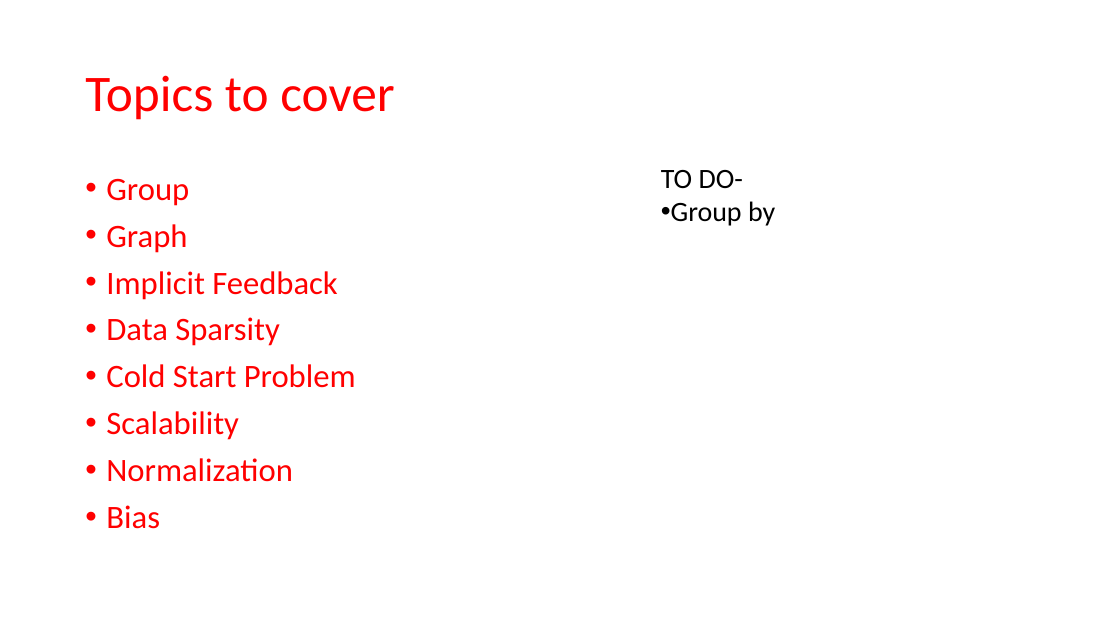
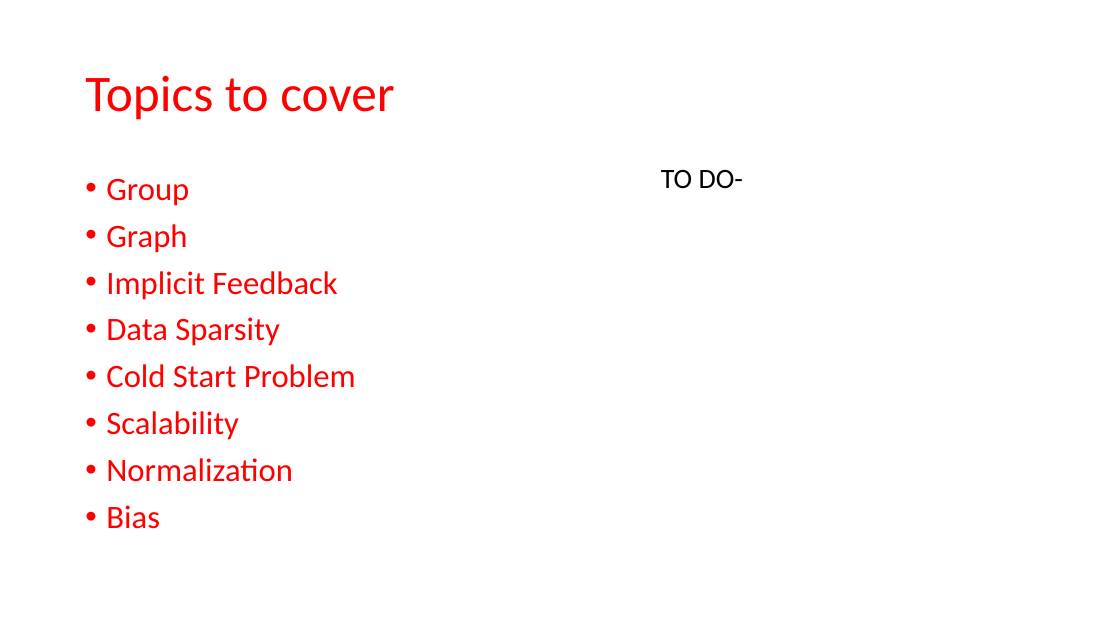
Before and after one commit to DibyamAgrawal/RS-ppt, a slide deck: slide 21 of summer_Basics of RS.pptx (slide 20 before the commit). Drawn at 1120x630 pixels with LibreOffice and Linux fonts; fonts in the diff are those of the drawing. Boxes give left, top, right and bottom in pixels: in the first picture for what was removed or moved away, otherwise in the second. Text is boxed around its words. In the diff, an @@ line names an element or a change of style, - is before the commit and + after.

```diff
--- a/summer_Basics of RS.pptx
+++ b/summer_Basics of RS.pptx
@@ text at <box>671,201,775,226</box>: paragraph removed @@
-• Group by
```
Also in this commit, not shown: 6 other slides changed, 2 slides added, 1 slide removed, 10 other files.
